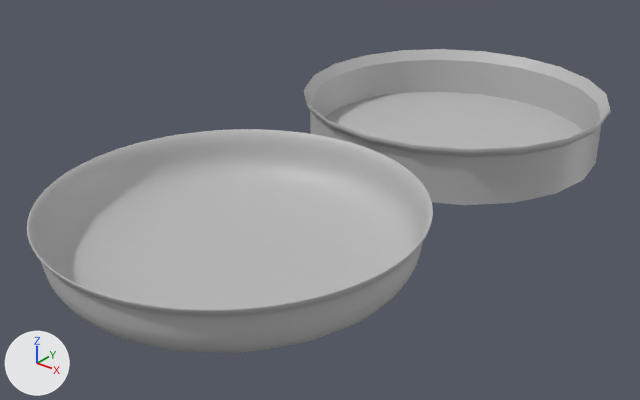
Before and after pictures for a commit that changed the FBX model Team Seven Project/Assets/Meshes/Env_PetriDish_01.fbx.
Camera for both pictures: a camera (50 mm lens) standing at (0.177, -0.259, 0.164) and looking at (-0.008, -0.027, 0.02). Lighting does not change. The marker at lower left points along +X, +Y and +Z. Where no turn or scale is listed for an object, it has been applied to the vertices.

Objects in the first picture: 'Env_PertiDish_1', 'Env_PertiDish_1HP'.
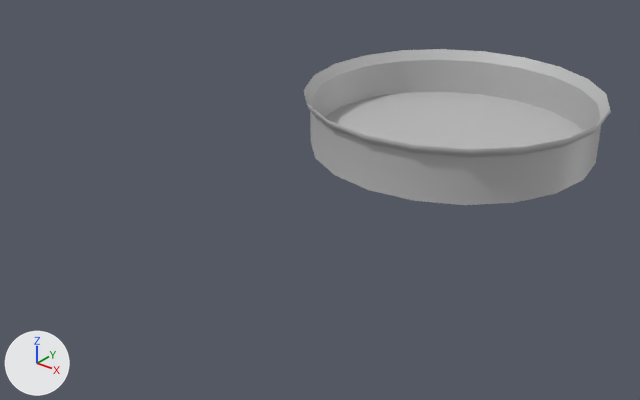
The newer file is also turned or shifted as a whole; pictures and numbers use the older file's frame.

Boxes [x1, y1, x2, y2] around the edits, measured in the pictures (640 x 400 px):
'Env_PertiDish_1HP', deleted
    before: [27, 129, 433, 353]

The change, as a list of edits to the scene's bpy script:
```text
Remove ob_env_pertidish_1hp:
    ob_env_pertidish_1hp = bpy.data.objects.new('Env_PertiDish_1HP', me_mesh_001)
    ob_env_pertidish_1hp.location = (0.0, -0.0805, 0.0317)
```
